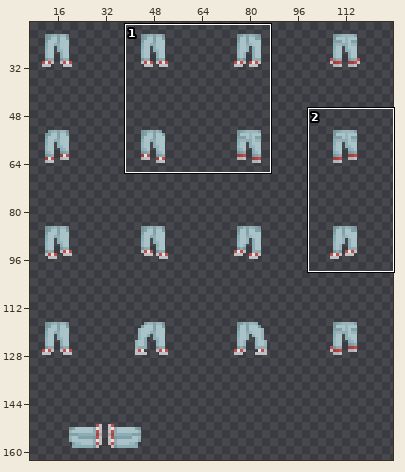
Edited in one commit: sprite sheet (Assets/Content/Items/faded_jeans/faded_jeans.png). Above: a wide view before the commit, with the close-up outlined.
Close-up. Before:
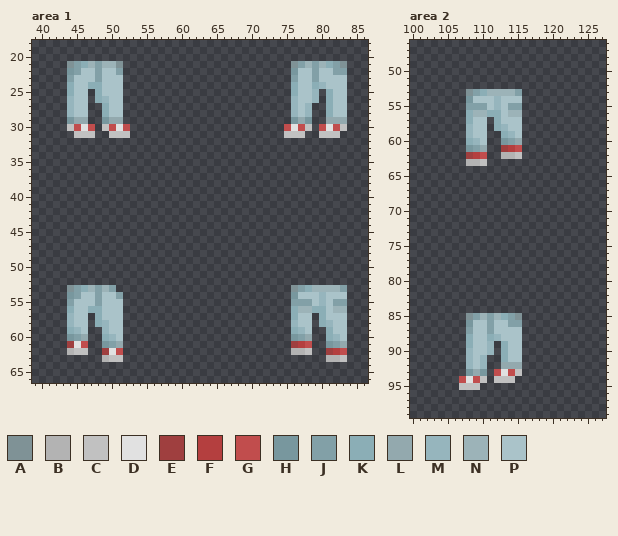
The file is 128x192 pixels. Colours within 5 levels of each other are drawn and written as one. Shown: area 1: x 39..86, y 18..66; area 2: x 100..127, y 46..99. The wide view leaves out empty margins. The commit also changed other parts of the picture, which this record leaves out.
Palette (. is transparent): A #7f9296  B #b3b3b3  C #c1c1c1  D #e1e1e1  E #9f3f3f  F #b43f3f  G #c14d4d  H #78979e  J #82a0a7  K #8baeb6  L #93a9ae  M #96b5bd  N #9cb3b8  P #aac3c9
Pixels before, area 1, first column x 44:
21 AJKNJNNA........................AJNJNKJA
22 HJPPJPPJ........................HPPJPPJJ
23 JPPPJPPP........................JPPJPPPP
24 KPPKKPPP........................KPPKMPPP
25 KPP.KPPP........................KPPM.KPP
26 MPP.KMPP........................MPPM.KPP
27 MPP..KPP........................MPM..KPP
28 MPP..KPP........................MPM..KPP
29 HLL..HLL........................HLH..LLL
30 CGDG.CGDG......................GDGC.GDGC
31 .CCC..CCC......................CCC..CCC.
32 ........................................
33 ........................................
34 ........................................
35 ........................................
36 ........................................
37 ........................................
38 ........................................
39 ........................................
40 ........................................
41 ........................................
42 ........................................
43 ........................................
44 ........................................
45 ........................................
46 ........................................
47 ........................................
48 ........................................
49 ........................................
50 ........................................
51 ........................................
52 ........................................
53 AJKNJNJ.........................AJKNNNNJ
54 HJPPJPPJ........................HPPPMPPP
55 JPPPJPPP........................JJJPMPJJ
56 KPPKKPPP........................KNNKKPNN
57 MPP.KPPP........................KPP.KPPP
58 MPP.KMPP........................MPP.KMPP
59 KMP..MPP........................KMP..KPP
60 HJL..KMP........................HJL..KMP
61 EDG..HJL........................EFG..HJL
62 BCC..EDG........................BBC..EFG
63 .....BCC.............................BBC
Pixels before, area 2, first column x 107:
53 .AJKNNNNJ
54 .HPPPMPPP
55 .JJJPMPJJ
56 .KNNKKPNN
57 .KPP.KPPP
58 .MPP.KMPP
59 .MPP..KMP
60 .KMP..HJL
61 .HJL..EFG
62 .EFG..BBC
63 .BBC.....
64 .........
65 .........
66 .........
67 .........
68 .........
69 .........
70 .........
71 .........
72 .........
73 .........
74 .........
75 .........
76 .........
77 .........
78 .........
79 .........
80 .........
81 .........
82 .........
83 .........
84 .........
85 .AJNJNKJA
86 .HPPJPPJJ
87 .JPPJPPPP
88 .KPPKMPPP
89 .KPPM.KPP
90 .MPPM.KPP
91 .MPM..KPP
92 .MPM..LLL
93 .HLH.GDGC
94 GDGC.CCC.
95 CCC......
After:
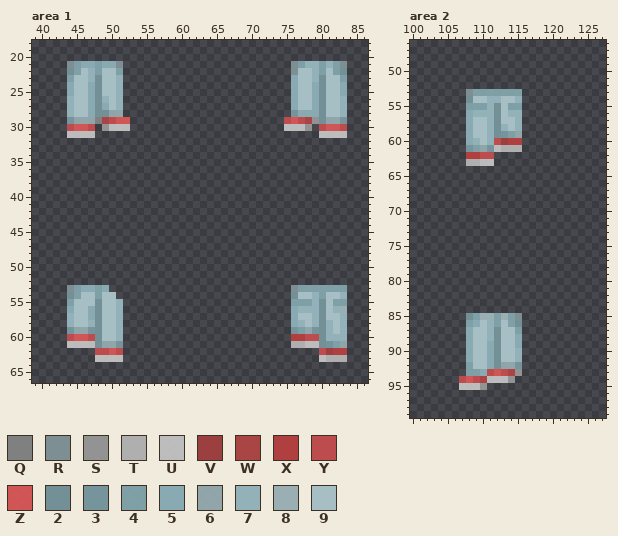
Colours new in this view: Q #828282f6  R #7f9296f6  S #969696f6  T #b3b3b3f6  U #c1c1c1f6  V #9f3f3ff6  W #ae4545f6  X #b43f3ff6  Y #c14d4df6  Z #d55757f6  2 #749398f6  3 #78979ef6  4 #82a3abf6  5 #8baeb6f6  6 #93a9aef6  7 #96b5bdf6  8 #9cb3b8f6  9 #aac3c9f6
The edit:
Changed rows in their new state; - is an unchanged pixel.
Area 1:
first column x 44:
21 R455455R------------------------R477474R
22 24974994------------------------R9974942
23 49972997------------------------59972994
24 59952997------------------------59952995
25 59952997------------------------59952995
26 79952797------------------------59952997
27 79952597------------------------59952997
28 79952266------------------------35552997
29 3666QWYZZ----------------------YZYWS2663
30 YZZY-SUUU----------------------UUUS-YZZY
31 UUUU--...----------------------...--UUUU
first column x 44:
53 R45545.-------------------------R4444444
54 2499499.------------------------29974997
55 49992997------------------------44472944
56 59952997------------------------57772978
57 79952997------------------------59972997
58 79972997------------------------57972797
59 36632997------------------------34632797
60 YZZY2997------------------------XXYY2777
61 UUUU2663------------------------TTUU2346
62 ...-YYZY------------------------...-YVXX
63 ----UUUU----------------------------UTTT
Area 2:
first column x 108:
 53 R4444444
 54 29977997
 55 44472944
 56 57772977
 57 59972997
 58 59972797
 59 59972346
 60 5797YVXX
 61 3463UTTT
 62 XXYY-...
 63 TTUU----
first column x 107:
 85 -2488484R
 86 -45974942
 87 -59972994
 88 -59972995
 89 -59952995
 90 -59952997
 91 -59952997
 92 -49952663
 93 -445YZYWS
 94 YZYWUUUS-
 95 UUUS-----
